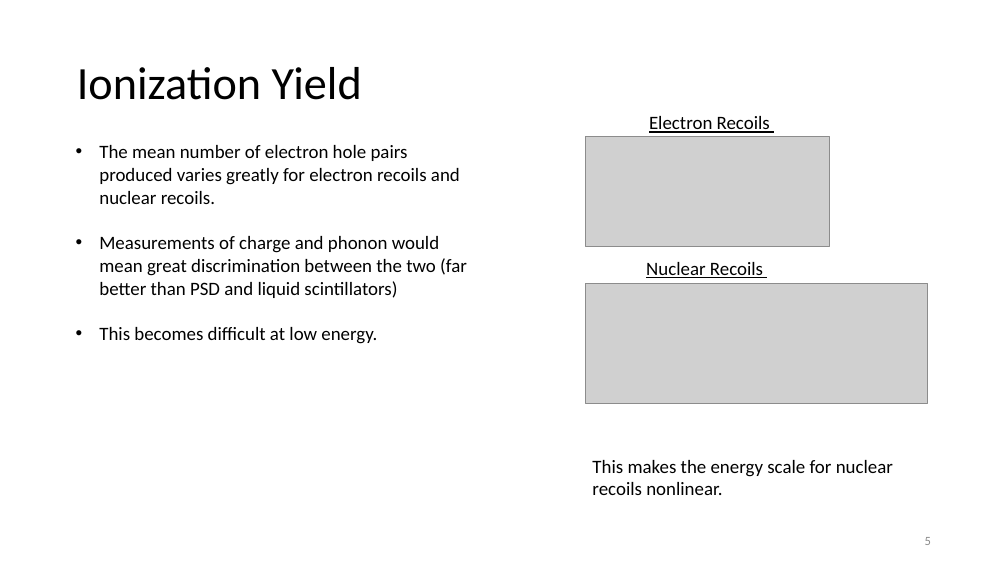
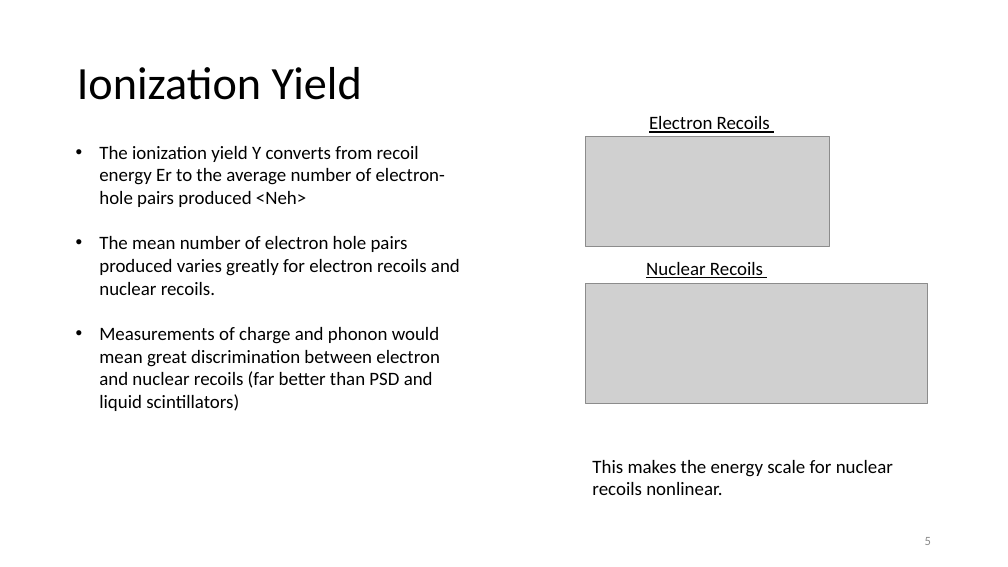
Before and after one commit to villaa/nrFano_Constraint, a slide deck: slide 5 of Mitch_Hawaii_talk. .pptx. Drawn at 1008x567 pixels with LibreOffice and Linux fonts; fonts in the diff are those of the drawing; grey boxes stand for pictures. Boxes give left, top, right and bottom in pixels: in the first picture for what was removed or moved away, otherwise in the second. Text is boxed around its words. In the diff, an @@ line names an element or a change of style, - is before the commit and + after.

```diff
--- a/Mitch_Hawaii_talk. .pptx
+++ b/Mitch_Hawaii_talk. .pptx
@@ text at bbox=[99, 146, 445, 207]: paragraph added @@
+• The ionization yield Y converts from recoil energy Er to the average number of electron-hole pairs produced <Neh>
@@ text at bbox=[99, 327, 440, 411]: text changed @@
-• Measurements of charge and phonon would mean great discrimination between the two (far better than PSD and liquid scintillators)
-• This becomes difficult at low energy.
+• Measurements of charge and phonon would mean great discrimination between electron and nuclear recoils (far better than PSD and liquid scintillators)
```
Also in this commit, not shown: 8 other slides changed, 3 slides added, 4 slides removed, 22 other files.
